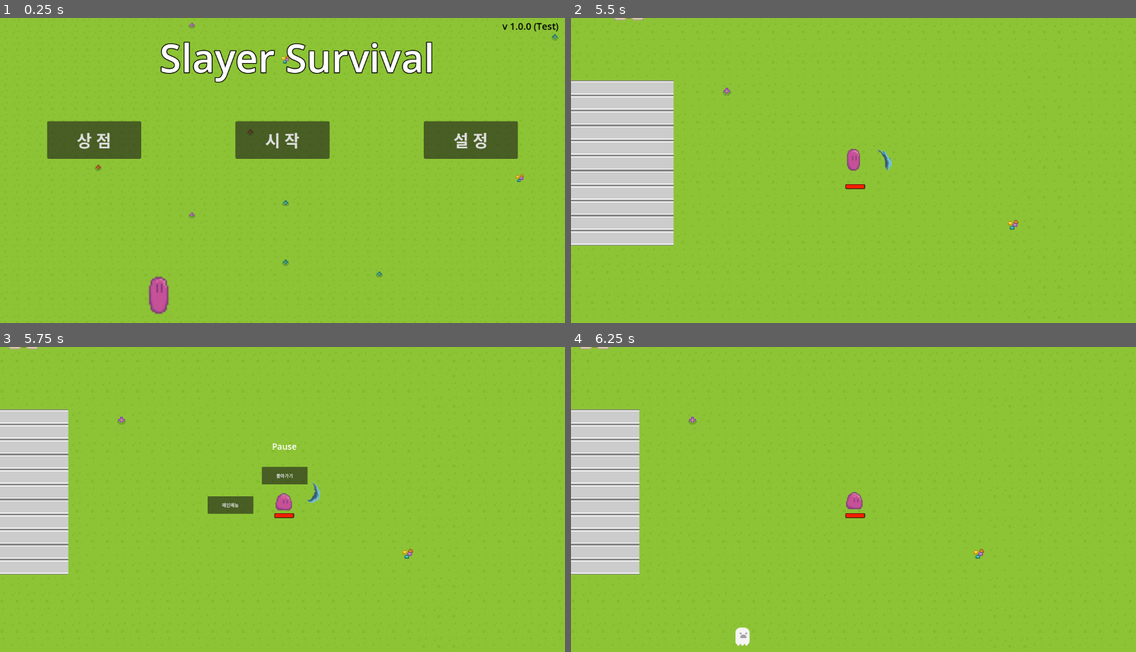
Above: before the commit, frames 1-4 (two rows, left to right).
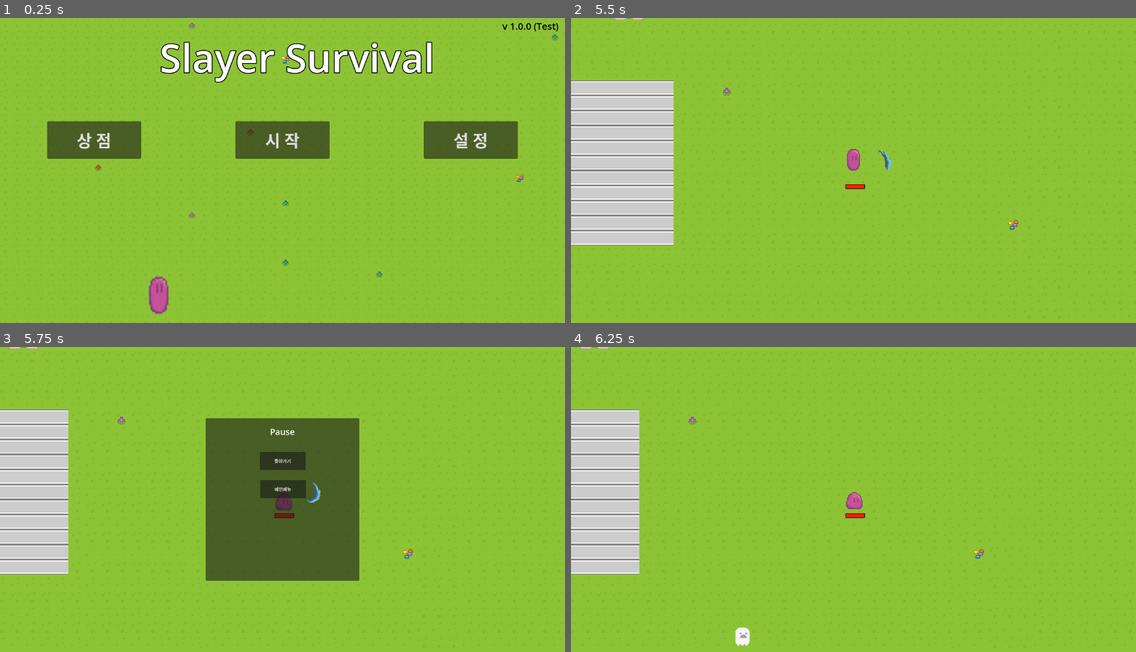
Above: after the commit, the same moments.

Repository: GroMoon/Git_Project
Game: Godot game, scene res://dynamic/5_title_screen/menu.tscn
Same seed, same stepped clock (60 frames per second), same inputs: the game is played once before the commit and once after it.
Inputs (mouse positions are in pixels of both pictures, inside the frame that each line leads up to):
- Up to frame 1 (0.25 s): no input
- Up to frame 2 (5.5 s): click "상 점" at 0.5 s; click "시 작" at 1.25 s; tap Enter at 2 s; move the mouse to (977, 155) at 2.02 s; hold D (right) 2.03-3.53 s; tap W (up) at 2.27, 3.02, 4.52, 5.27 s; move the mouse to (740, 185) at 2.77 s; move the mouse to (910, 103) at 3.52 s; hold A (left) 3.53-4.28 s; move the mouse to (825, 231) at 4.27 s; hold D (right) from 4.28 s (still down); move the mouse to (1023, 216) at 5.02 s
- Up to frame 3 (5.75 s): keep holding D (right); tap Escape (pause) at 5.65 s
- Up to frame 4 (6.25 s): release D (right) at 5.75 s; click "돌아가기" at 5.75 s

Frames 1-2 are identical in both runs. In frame 3, 14% of the frame differs, in the area x 36-64%, y 23-77%; in frame 4, nothing differs.

Commit message:
=== 코드리뷰 수정_1

Diff:
--- a/SlayerSurvival/dynamic/1_player/UI/BaseUI.gd
+++ b/SlayerSurvival/dynamic/1_player/UI/BaseUI.gd
@@ -3,8 +3,7 @@
 @onready var pause_panel = get_node("PausePanel")
 
 func _ready():
-	# PausePanel 가리기
-	pause_panel.visible = false
+	pause_panel.visible = false		# PausePanel 가리기
 
 func _process(_delta):
 	# esc("pause") 누르면 PausePanel visible 및 모든 노드 중지(PausePanel 제외)
--- a/SlayerSurvival/dynamic/1_player/UI/BaseUI.tscn
+++ b/SlayerSurvival/dynamic/1_player/UI/BaseUI.tscn
@@ -4,7 +4,7 @@
 [ext_resource type="PackedScene" uid="uid://fwq7tlftneu8" path="res://dynamic/1_player/UI/health_bar/Hp_Bar.tscn" id="1_wcd45"]
 [ext_resource type="PackedScene" uid="uid://dtljeado5ue3p" path="res://dynamic/1_player/UI/pause_panel.tscn" id="2_w0nwt"]
 
-[node name="UI" type="Control"]
+[node name="BaseUI" type="Control"]
 layout_mode = 3
 anchors_preset = 15
 anchor_right = 1.0
@@ -42,7 +42,6 @@
 text = "돌아가기"
 
 [node name="menu" parent="PausePanel" index="2"]
-layout_mode = 0
 offset_top = 224.0
 offset_bottom = 287.0
 text = "메인메뉴"
--- a/SlayerSurvival/dynamic/2_enemy/enemy_1/enemy_type_a.gd
+++ b/SlayerSurvival/dynamic/2_enemy/enemy_1/enemy_type_a.gd
@@ -1,11 +1,8 @@
 extends CharacterBody2D
-# TODO 주석들 다 옆에 있는게 맞는거 같고
-# 적 이동 속도
-var move_speed = 100
-# slime (플레이어) 노드에 대한 참조
-var player
-# 적 데미지
-var damage = 5
+
+var move_speed = 100		# 적 이동 속도
+var player					# slime (플레이어) 노드에 대한 참조
+var damage = 5				# 적 데미지
 
 func _ready():
 	# slime 노드 찾기 (예: 플레이어 노드가 "Slime"이라고 가정)
@@ -32,6 +29,6 @@
 		$AnimatedSprite2D.play("enemy_type_A")
 
 
-# Player 가 구역 안에 닿을 때 실행
+# Player가 구역 안에 닿을 때 실행
 func _on_collision_sensor_body_entered(body):
-	body.Enemy_Collision(damage)
+	body.process_collision_enemy(damage)
--- /dev/null
+++ b/SlayerSurvival/dynamic/5_title_screen/menu.gd
@@ -0,0 +1,22 @@
+extends Node2D
+
+func _ready():
+	pass
+
+func _process(_delta):
+	pass
+
+# START BUTTON
+func _on_start_button_mouse_entered():
+	$Button_sound.play()
+
+func _on_start_button_pressed():
+	get_tree().change_scene_to_file("res://test.tscn")
+
+# STORE BUTTON
+func _on_store_button_mouse_entered():
+	$Button_sound.play()
+
+# SETTING BUTTON
+func _on_setting_button_mouse_entered():
+	$Button_sound.play()
--- a/SlayerSurvival/dynamic/5_title_screen/menu.tscn
+++ b/SlayerSurvival/dynamic/5_title_screen/menu.tscn
@@ -1,12 +1,10 @@
-[gd_scene load_steps=20 format=3 uid="uid://bx8xatwwg81lh"]
+[gd_scene load_steps=18 format=3 uid="uid://bx8xatwwg81lh"]
 
 [ext_resource type="Texture2D" uid="uid://scynp0va5l21" path="res://dynamic/5_title_screen/image/menu_background.png" id="1_6n2bm"]
-[ext_resource type="Script" path="res://dynamic/5_title_screen/Start.gd" id="2_ec80q"]
-[ext_resource type="Script" path="res://dynamic/5_title_screen/Store.gd" id="2_gudrj"]
+[ext_resource type="Script" path="res://dynamic/5_title_screen/menu.gd" id="1_7txdb"]
 [ext_resource type="Texture2D" uid="uid://kjjrldglgd1i" path="res://dynamic/slime/slime_jump_1.png" id="2_v6ktv"]
 [ext_resource type="Texture2D" uid="uid://c1brdtdj8gjiq" path="res://dynamic/slime/slime_jump_2.png" id="3_4kx3r"]
 [ext_resource type="AudioStream" uid="uid://dyr5k7evqtx1t" path="res://static/audio/common/button_sounds/button_sound_1.mp3" id="3_k3155"]
-[ext_resource type="Script" path="res://dynamic/5_title_screen/Setting.gd" id="4_5klfq"]
 [ext_resource type="Texture2D" uid="uid://cyw2uuwy8gt1n" path="res://dynamic/slime/slime_jump_3.png" id="4_7ghbs"]
 [ext_resource type="Texture2D" uid="uid://du2bx78ds3p7x" path="res://dynamic/slime/slime_jump_4.png" id="5_g51sc"]
 [ext_resource type="Texture2D" uid="uid://chippl036dp4f" path="res://dynamic/slime/slime_jump_5.png" id="6_dn17b"]
@@ -65,6 +63,7 @@
 }]
 
 [node name="Menu" type="Node2D"]
+script = ExtResource("1_7txdb")
 
 [node name="ColorRect" type="ColorRect" parent="."]
 offset_right = 1207.0
@@ -77,7 +76,16 @@
 offset_bottom = 650.0
 texture = ExtResource("1_6n2bm")
 
-[node name="Store" type="Button" parent="ColorRect"]
+[node name="Start_Button" type="Button" parent="ColorRect"]
+layout_mode = 0
+offset_left = 500.0
+offset_top = 220.0
+offset_right = 700.0
+offset_bottom = 300.0
+theme_override_font_sizes/font_size = 35
+text = "시 작"
+
+[node name="Store_Button" type="Button" parent="ColorRect"]
 layout_mode = 0
 offset_left = 100.0
 offset_top = 220.0
@@ -85,13 +93,8 @@
 offset_bottom = 300.0
 theme_override_font_sizes/font_size = 35
 text = "상 점"
-script = ExtResource("2_gudrj")
 
-[node name="Button_sound" type="AudioStreamPlayer2D" parent="ColorRect/Store"]
-stream = ExtResource("3_k3155")
-volume_db = -5.0
-
-[node name="Setting" type="Button" parent="ColorRect"]
+[node name="Setting_Button" type="Button" parent="ColorRect"]
 layout_mode = 0
 offset_left = 900.0
 offset_top = 220.0
@@ -99,25 +102,6 @@
 offset_bottom = 300.0
 theme_override_font_sizes/font_size = 35
 text = "설 정"
-script = ExtResource("4_5klfq")
-
-[node name="Button_sound" type="AudioStreamPlayer2D" parent="ColorRect/Setting"]
-stream = ExtResource("3_k3155")
-volume_db = -5.0
-
-[node name="Start" type="Button" parent="ColorRect"]
-layout_mode = 0
-offset_left = 500.0
-offset_top = 220.0
-offset_right = 700.0
-offset_bottom = 300.0
-theme_override_font_sizes/font_size = 35
-text = "시 작"
-script = ExtResource("2_ec80q")
-
-[node name="Button_sound" type="AudioStreamPlayer2D" parent="ColorRect/Start"]
-stream = ExtResource("3_k3155")
-volume_db = -5.0
 
 [node name="Slayer_Survival" type="Label" parent="."]
 offset_left = 339.0
@@ -151,7 +135,14 @@
 volume_db = -20.0
 autoplay = true
 
-[connection signal="mouse_entered" from="ColorRect/Store" to="ColorRect/Store" method="_on_mouse_entered"]
-[connection signal="mouse_entered" from="ColorRect/Setting" to="ColorRect/Setting" method="_on_mouse_entered"]
-[connection signal="mouse_entered" from="ColorRect/Start" to="ColorRect/Start" method="_on_mouse_entered"]
-[connection signal="pressed" from="ColorRect/Start" to="ColorRect/Start" method="_on_pressed"]
+[node name="Button_sound" type="AudioStreamPlayer2D" parent="."]
+position = Vector2(900, 220)
+stream = ExtResource("3_k3155")
+volume_db = -5.0
+
+[connection signal="mouse_entered" from="ColorRect/Start_Button" to="." method="_on_start_button_mouse_entered"]
+[connection signal="pressed" from="ColorRect/Start_Button" to="." method="_on_start_button_pressed"]
+[connection signal="mouse_entered" from="ColorRect/Store_Button" to="." method="_on_store_mouse_entered"]
+[connection signal="mouse_entered" from="ColorRect/Store_Button" to="ColorRect/Store_Button" method="_on_mouse_entered"]
+[connection signal="mouse_entered" from="ColorRect/Setting_Button" to="." method="_on_setting_button_mouse_entered"]
+[connection signal="mouse_entered" from="ColorRect/Setting_Button" to="ColorRect/Setting_Button" method="_on_mouse_entered"]
--- a/SlayerSurvival/dynamic/Slime.gd
+++ b/SlayerSurvival/dynamic/Slime.gd
@@ -14,8 +14,10 @@
 # Damage
 @onready var damagetimer = get_node("DamageTimer")
 var invincibility_flag
+
 # GUI
 @onready var hp_bar = get_node("BaseUI/HpBar")
+
 # hp 설정 (체력 value 관리)
 var max_hp = 50.0
 var hp = max_hp:	#TODO 왜 변수가 함수처럼 쓰이는지 어떤 경우 그렇게 쓰이는지 확인 필요
@@ -63,6 +65,7 @@
 	else:
 		$AnimatedSprite2D.play("idle")
 
+
 func process_keyboard_input() -> bool:  # -> 반환 값
 	var direction = Vector2.ZERO
 
@@ -102,23 +105,21 @@
 	#? for debug
 	#print("New mov direction: ", move_direction)
 
-# Enemy 충돌 시
-func Enemy_Collision(damage):	#TODO 함수 이름은 동사로 시작, 다 소문자
+# Enemy 충돌 처리
+func process_collision_enemy(damage):
 	if invincibility_flag == true:
 		hp -= damage
-		print("현재 체력 : ", hp)		# 체력 디버깅
-		# 피해 입으면 컬러 변경(빨간색) #TODO 주석 처리 해당하는 줄 옆에
-		$AnimatedSprite2D.modulate = Color(1, 0, 0)
+		#print("현재 체력 : ", hp)		# 체력 디버깅
+		$AnimatedSprite2D.modulate = Color(1, 0, 0)		# 피해 입으면 컬러 변경(빨간색)
 		invincibility_flag = false
 		damagetimer.start()
 
 	# die (hp <= 0)
 	if hp <= 0:
-		# gameover sound
 		$gameover.play()
 		get_tree().change_scene_to_file("res://dynamic/5_title_screen/menu.tscn")
 
-# 피해 입은 후 timer 지나면 원래 컬러로
+# 피해 입은 후(damage  timer timeout)
 func _on_damage_timer_timeout():
 	invincibility_flag = true
-	$AnimatedSprite2D.modulate = Color(1, 1, 1)
+	$AnimatedSprite2D.modulate = Color(1, 1, 1)		# 원래 컬러로
--- a/SlayerSurvival/dynamic/slime.tscn
+++ b/SlayerSurvival/dynamic/slime.tscn
@@ -100,6 +100,7 @@
 autostart = true
 
 [node name="BaseUI" parent="." instance=ExtResource("13_wpqx2")]
+metadata/_edit_use_anchors_ = true
 
 [node name="HpBar" parent="BaseUI" index="0"]
 anchor_top = -0.0246154
@@ -107,14 +108,23 @@
 offset_bottom = 9.5
 
 [node name="PausePanel" parent="BaseUI" index="1"]
-offset_left = -265.0
-offset_top = -236.0
-offset_right = -265.0
-offset_bottom = -236.0
+offset_left = -272.0
+offset_top = -288.0
+offset_right = 272.0
+offset_bottom = 288.0
+
+[node name="Pause" parent="BaseUI/PausePanel" index="0"]
+metadata/_edit_use_anchors_ = true
+
+[node name="Resume" parent="BaseUI/PausePanel" index="1"]
+metadata/_edit_use_anchors_ = true
 
 [node name="menu" parent="BaseUI/PausePanel" index="2"]
-offset_left = 0.0
-offset_right = 162.0
+offset_left = 193.0
+offset_top = 220.0
+offset_right = 355.0
+offset_bottom = 283.0
+metadata/_edit_use_anchors_ = true
 
 [node name="test" type="Node2D" parent="."]
 script = ExtResource("13_ng0pk")
--- a/SlayerSurvival/project.godot
+++ b/SlayerSurvival/project.godot
@@ -21,6 +21,17 @@
 window/size/viewport_height=650
 window/stretch/mode="viewport"
 window/vsync/vsync_mode=0
+
+[file_customization]
+
+folder_colors={
+"res://dynamic/1_player/": "blue",
+"res://dynamic/2_enemy/": "red",
+"res://dynamic/3_attack/": "orange",
+"res://dynamic/4_world/": "green",
+"res://dynamic/5_title_screen/": "purple",
+"res://dynamic/6_utillity/": "gray"
+}
 
 [filesystem]
 
